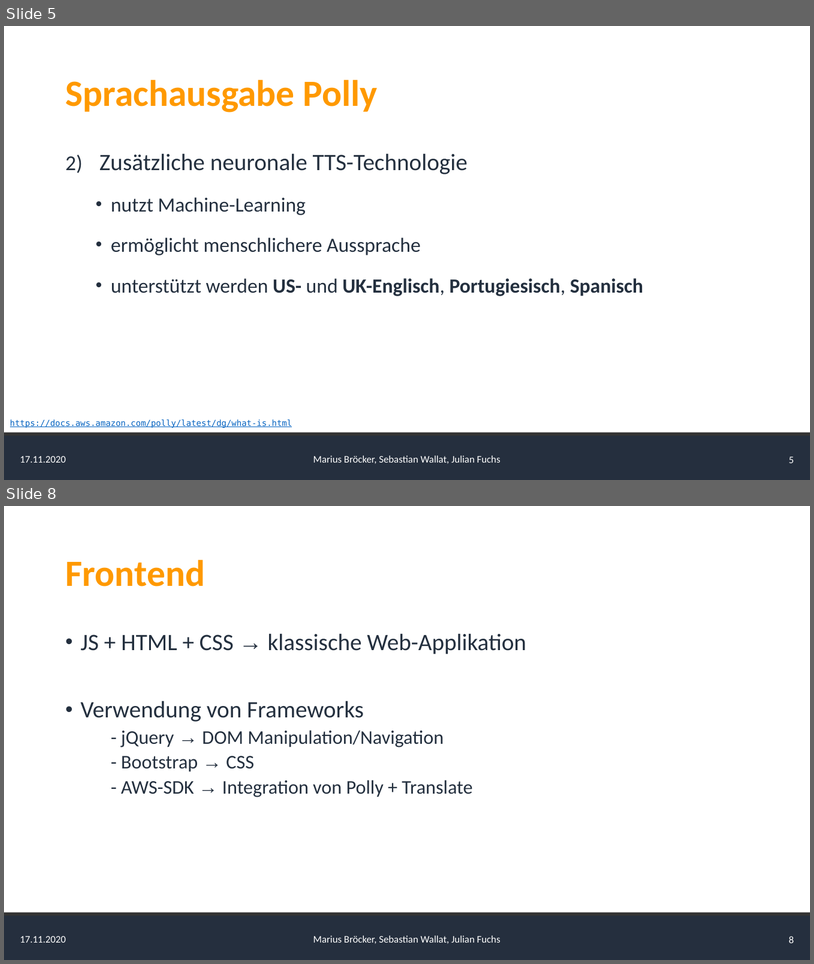
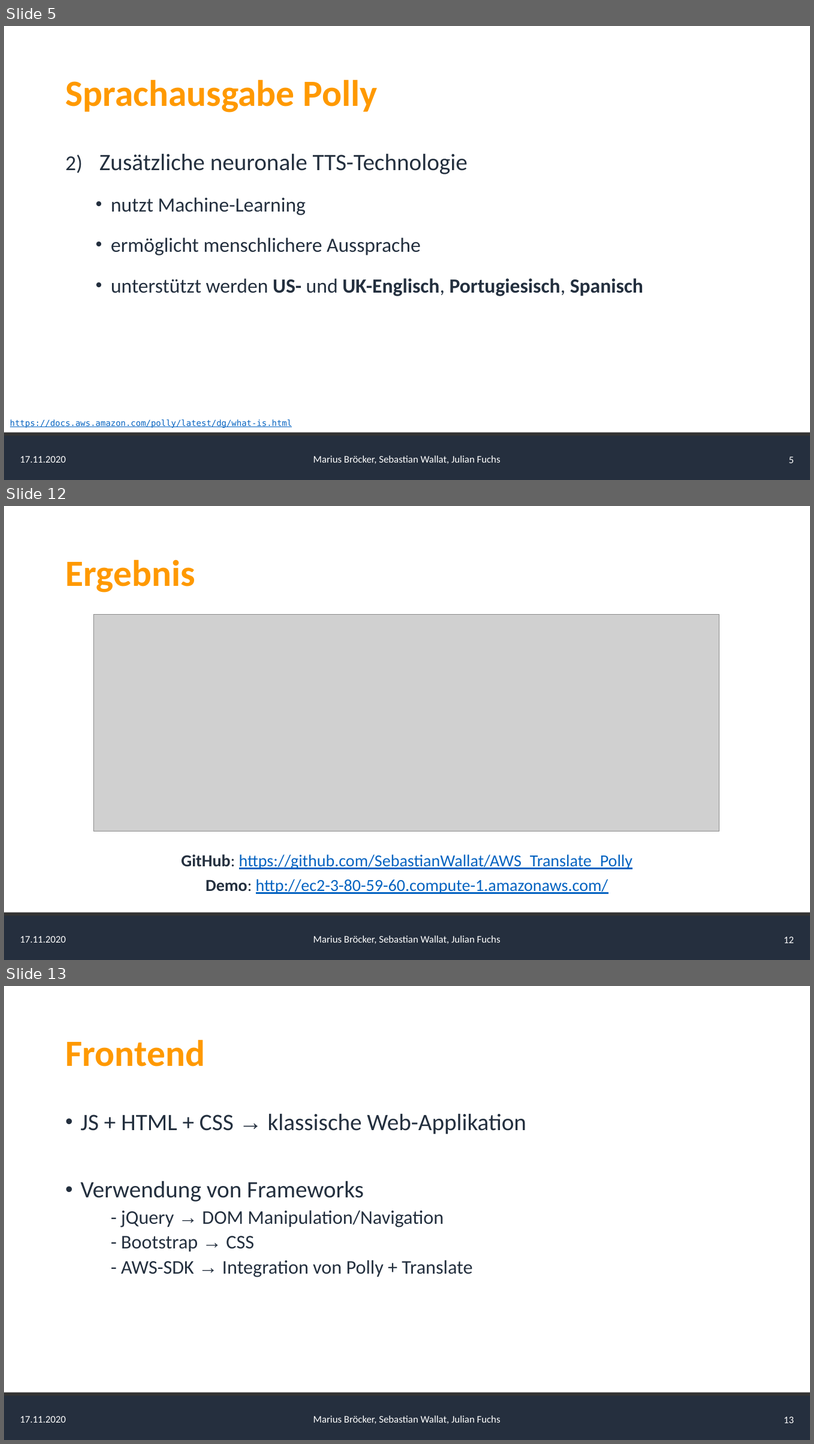
Before and after one commit to AlgorithmicEntropy/AWS_Translate_Polly, a slide deck: presentation/Presentation.pptx. Shown one above the other, each under a label of ours: slides 5 and 8 before the commit, slides 5, 12 and 13 after it; the slides between them are not shown. The pictures are 814x964 and 814x1444 pixels, drawn with LibreOffice and Linux fonts; fonts in the diff are those of the drawing; grey boxes stand for pictures. Boxes give left, top, right and bottom in pixels: in the first picture for what was removed or moved away, otherwise in the second. Text is boxed around its words. In the diff, an @@ line names an element or a change of style, - is before the commit and + after.

```diff
--- a/presentation/Presentation.pptx
+++ b/presentation/Presentation.pptx
@@ slide 12 added at box(4, 506, 810, 960), background #FFFFFF; not listed: 5 template elements that a slide beside it also shows @@
@@ title added at box(65, 559, 195, 592), 44 pt, text #FF9900, bold @@
+Ergebnis
@@ picture added at box(94, 614, 720, 831) @@
@@ text added at box(181, 854, 633, 894), 20 pt, text #0563C1, underline @@
+GitHub: https://github.com/SebastianWallat/AWS_Translate_Polly
+Demo: http://ec2-3-80-59-60.compute-1.amazonaws.com/
@@ what was slide 8 is now slide 13 @@
@@ page number at box(784, 1416, 794, 1423): text changed @@
-8
+13
```
Also in this commit, not shown: 3 slides changed, 4 other slides added.
